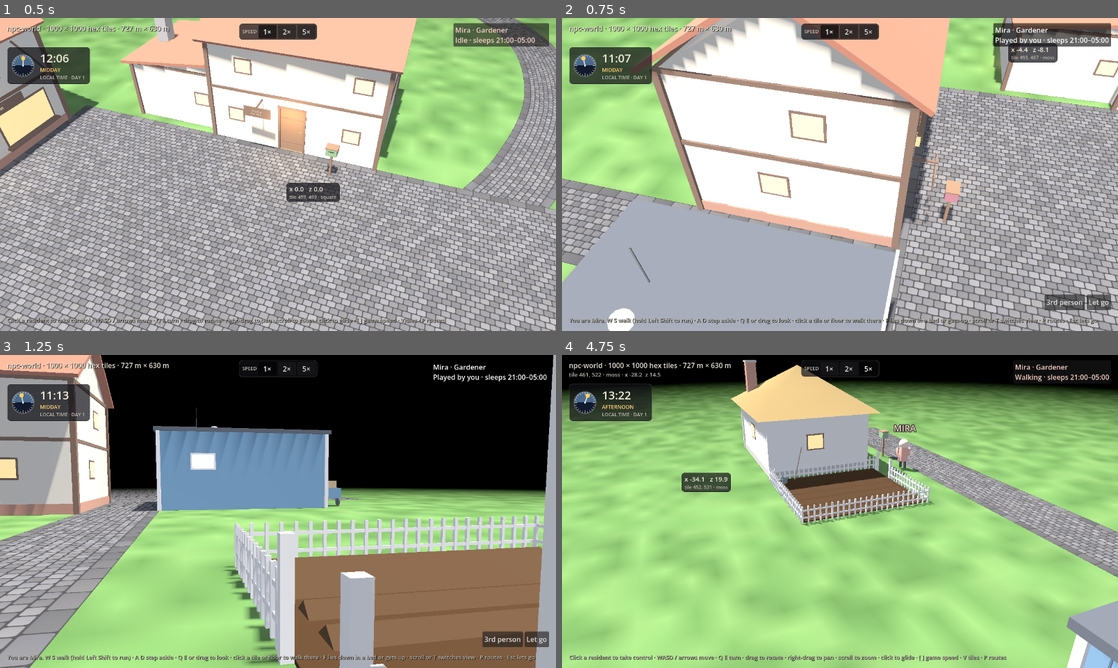
Above: before the commit, frames 1-4 (two rows, left to right).
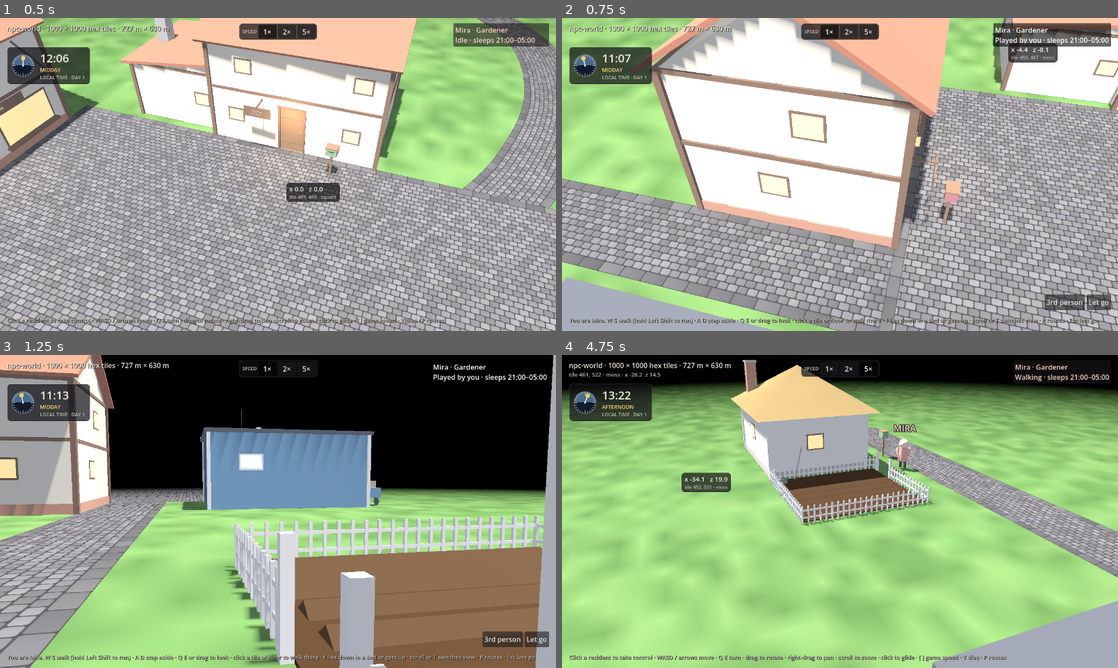
Above: after the commit, the same moments.

Repository: tibitzu/npc-world-godot
Game: Godot game, scene res://scenes/world/world.tscn
Same seed, same stepped clock (60 frames per second), same inputs: the game is played once before the commit and once after it.
Inputs (mouse positions are in pixels of both pictures, inside the frame that each line leads up to):
- Up to frame 1 (0.5 s): no input
- Up to frame 2 (0.75 s): click "Mira · Gardener Idle · sleeps…" at 0.5 s
- Up to frame 3 (1.25 s): no input
- Up to frame 4 (4.75 s): click "Let go" at 1.25 s; tap A (cam_left) at 2, 2.75, 3.5 s; move the mouse to (962, 495) at 2.02 s; hold ] (speed_up) 2.03-2.75 s; hold S (cam_back) 2.03-2.75 s; click (962, 495) at 2.17 s; drag from (728, 527) to (812, 574) at 2.77 s; move the mouse to (895, 442) at 3.52 s; hold ] (speed_up) 3.53-4.25 s; hold A (cam_left) 3.53-4.25 s; drag from (812, 574) to (673, 464) at 4.27 s

Frame 1 is identical in both runs. In frame 2, 9.9% of the frame differs, in the area x 0-61%, y 57-100%; in frame 3, 5.1%; in frame 4, 3.1%.

Commit message:
Bolt Post centred between the west road and the square's south-west corner
Co-Authored-By: Claude Opus 5.5 <noreply@anthropic.com>
Claude-Session: https://claude.ai/code/session_01GrieSD8FtGLQU19TCKvUTk

Diff:
--- a/data/buildings/post_office.tres
+++ b/data/buildings/post_office.tres
@@ -8,5 +8,5 @@
 id = "post_office"
 display_name = "Bolt Post"
 scene = ExtResource("2_scene")
-position = Vector2(-12.9, 12.6)
+position = Vector2(-12.9, 14.4)
 rotation = 90.0
